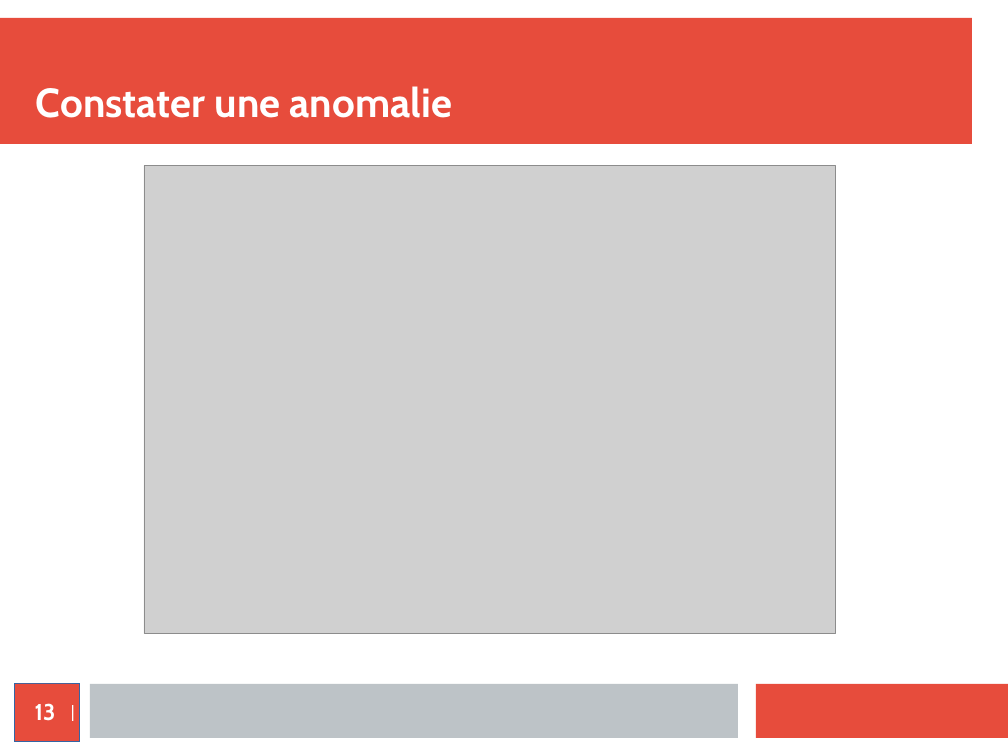
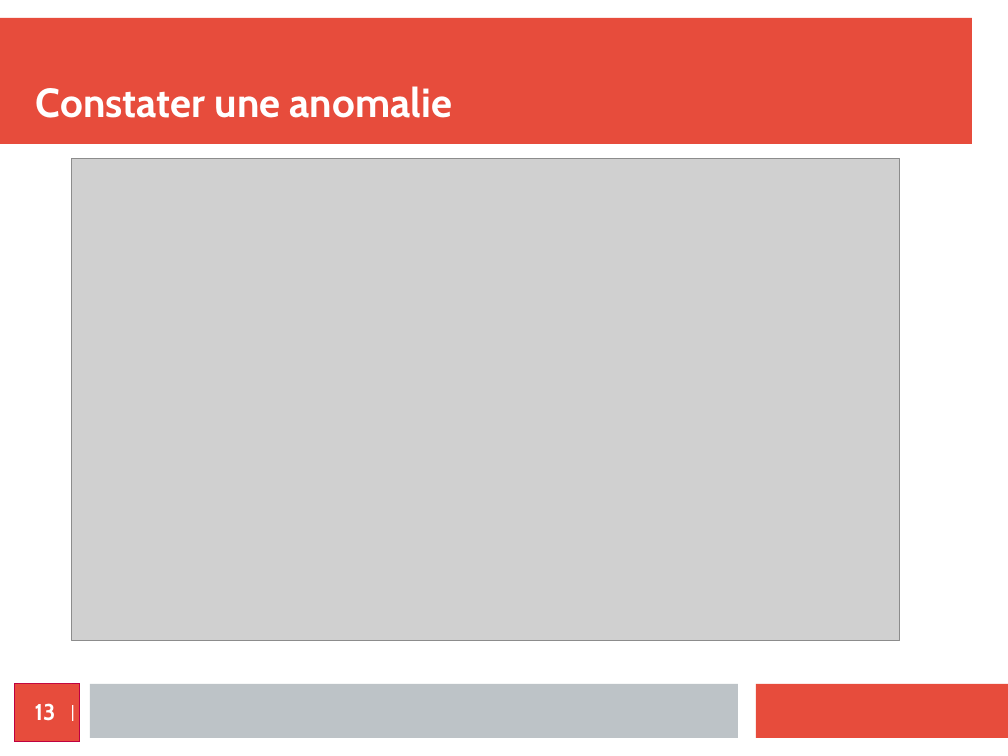
Before and after one commit to MezeretteBrice/Projet_Ronde, a slide deck: slide 13 of SOUTENANCE/Revue1/Brice.odp. Drawn at 1008x756 pixels with LibreOffice and Linux fonts; fonts in the diff are those of the drawing; grey boxes stand for pictures. Boxes give left, top, right and bottom in pixels: in the first picture for what was removed or moved away, otherwise in the second. Text is boxed around its words. In the diff, an @@ line names an element or a change of style, - is before the commit and + after.

```diff
--- a/SOUTENANCE/Revue1/Brice.odp
+++ b/SOUTENANCE/Revue1/Brice.odp
@@ picture: place and size @@
-picture at <box>144,166,835,634</box>
+picture at <box>71,158,900,641</box>
@@ page number at <box>15,684,80,742</box>: outline #3465A4 0 pt to #BF0041 0 pt @@
```
Also in this commit, not shown: 14 other slides changed.
